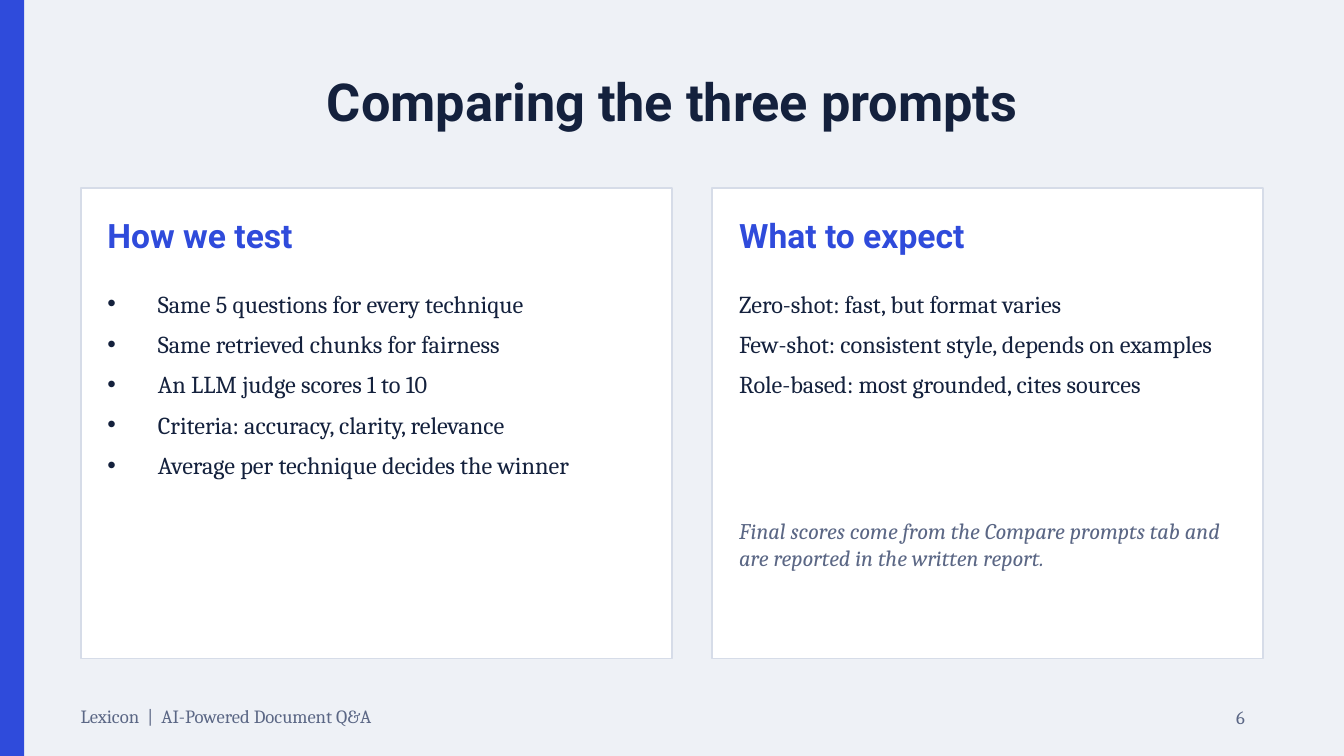
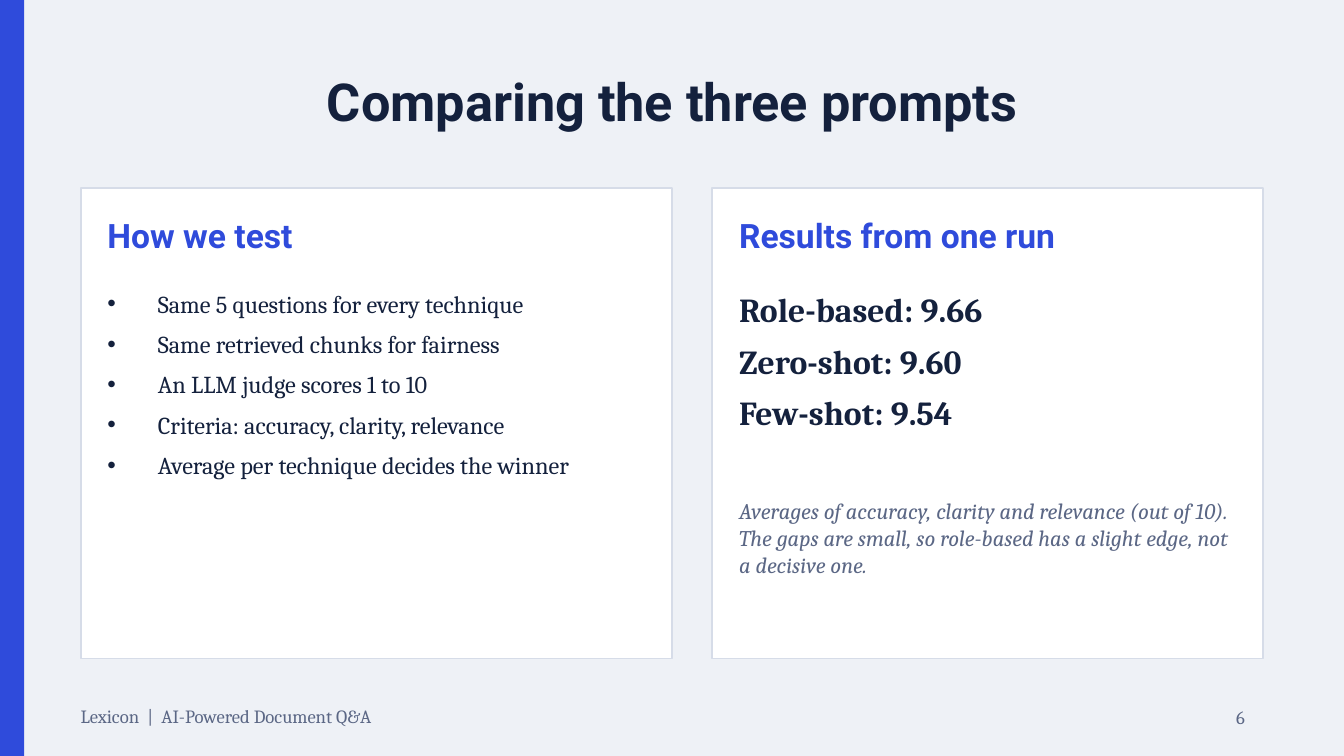
Before and after one commit to scientistayat-engineer/lexicon-docqa, a slide deck: slide 6 of docs/presentation/Lexicon_Presentation.pptx. Drawn at 1344x756 pixels with LibreOffice and Linux fonts; fonts in the diff are those of the drawing. Boxes give left, top, right and bottom in pixels: in the first picture for what was removed or moved away, otherwise in the second. Text is boxed around its words. In the diff, an @@ line names an element or a change of style, - is before the commit and + after.

Commit message:
Add prompt comparison results to report and presentation

```diff
--- a/docs/presentation/Lexicon_Presentation.pptx
+++ b/docs/presentation/Lexicon_Presentation.pptx
@@ text at (739, 222, 1055, 249): text changed @@
-What to expect
+Results from one run
@@ text at (739, 298, 983, 426): text changed; size 13 to 18 pt; bold on @@
-Zero-shot: fast, but format varies
-Few-shot: consistent style, depends on examples
-Role-based: most grounded, cites sources
+Role-based: 9.66
+Zero-shot: 9.60
+Few-shot: 9.54
@@ text at (739, 503, 1228, 573): text changed @@
-Final scores come from the Compare prompts tab and are reported in the written report.
+Averages of accuracy, clarity and relevance (out of 10). The gaps are small, so role-based has a slight edge, not a decisive one.
```
Also in this commit, not shown: 3 other files.
